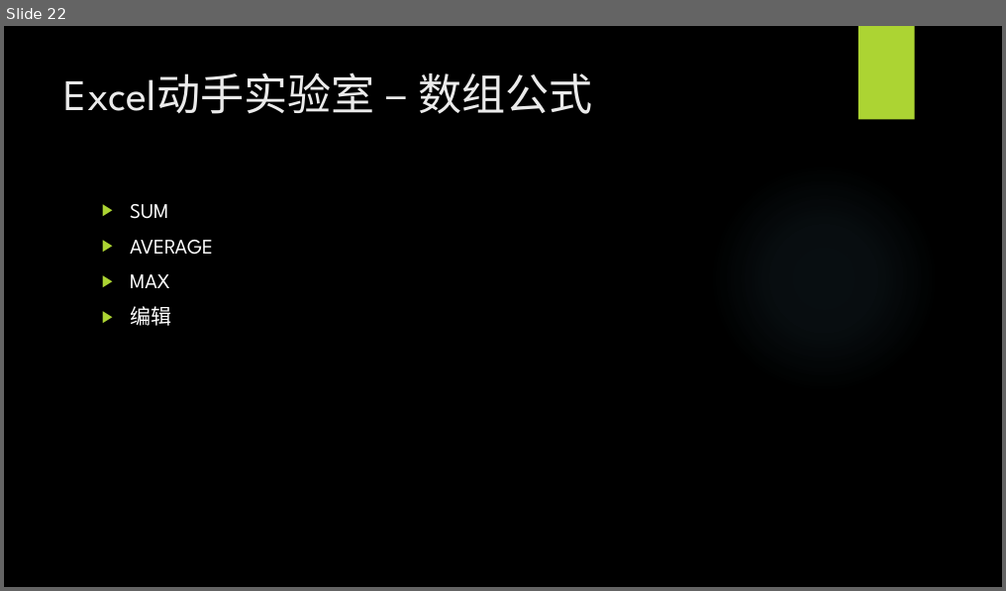
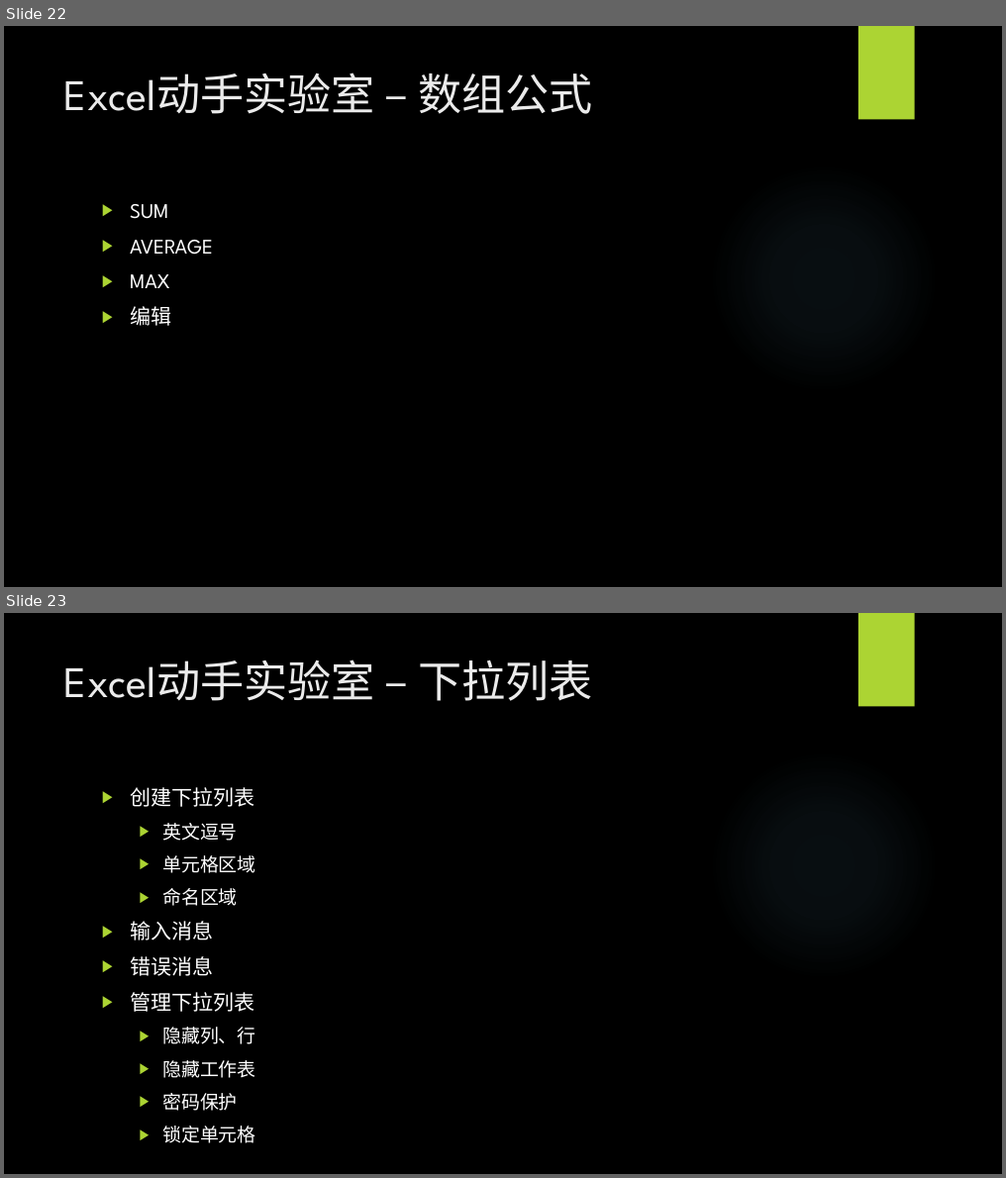
Before and after one commit to BigEgg/OfficeTraining, a slide deck: Excel动手实验室.pptx. Shown one above the other, each under a label of ours: slide 22 before the commit, slides 22 and 23 after it. The pictures are 1006x591 and 1006x1178 pixels, drawn with LibreOffice and Linux fonts; fonts in the diff are those of the drawing; background and template pictures are left out. Boxes give left, top, right and bottom in pixels: in the first picture for what was removed or moved away, otherwise in the second. Text is boxed around its words. In the diff, an @@ line names an element or a change of style, - is before the commit and + after.

```diff
--- a/Excel动手实验室.pptx
+++ b/Excel动手实验室.pptx
@@ slide 23 added at (x1=4, y1=613, x2=1002, y2=1174), background picture (left out); not listed: 2 template elements that a slide beside it also shows @@
@@ title added at (x1=64, y1=660, x2=592, y2=701), 42 pt, text #EBEBEB @@
+Excel动手实验室 – 下拉列表
@@ text added at (x1=130, y1=787, x2=255, y2=1111), 18 pt, text #FFFFFF @@
+▶ 创建下拉列表
+  ▶ 英文逗号
+  ▶ 单元格区域
+  ▶ 命名区域
+▶ 输入消息
+▶ 错误消息
+▶ 管理下拉列表
+  ▶ 隐藏列、行
+  ▶ 隐藏工作表
+  ▶ 密码保护
+  ▶ 锁定单元格
```
Also in this commit, not shown: 1 other file.
